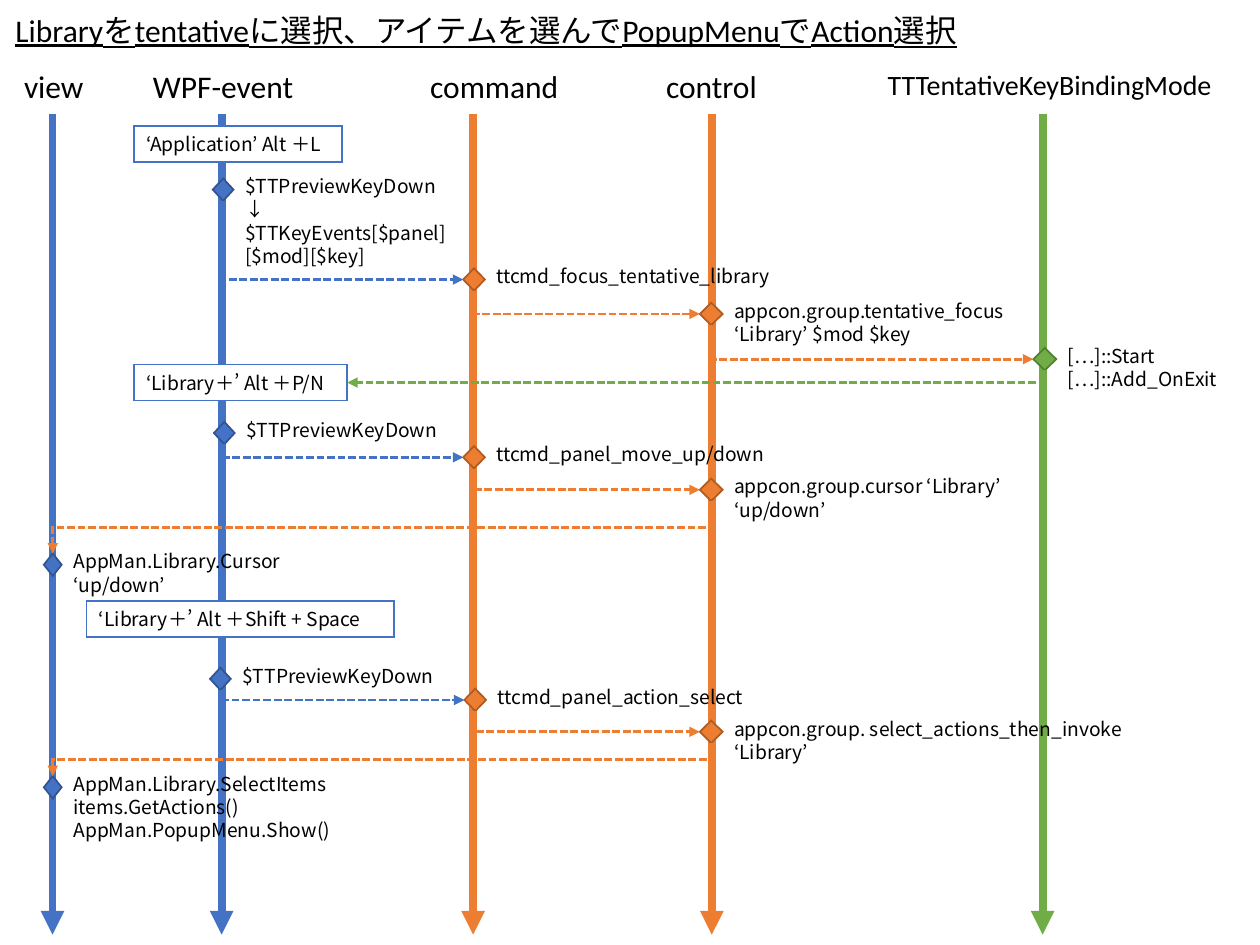
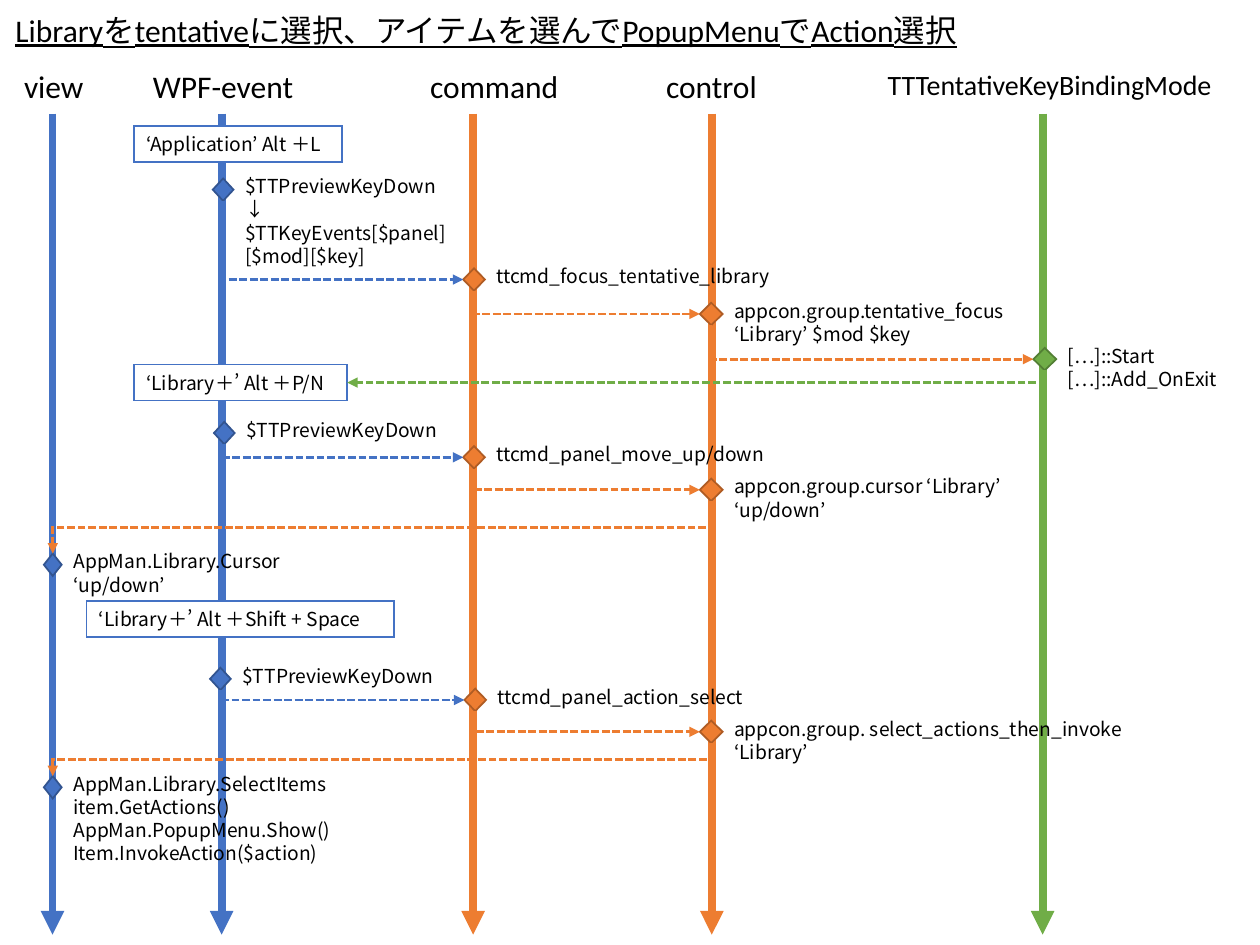
Before and after one commit to gogowooky/ThinktankPS, a slide deck: slide 4 of thinktank.pptx. Drawn at 1260x945 pixels with LibreOffice and Linux fonts; fonts in the diff are those of the drawing. Boxes give left, top, right and bottom in pixels: in the first picture for what was removed or moved away, otherwise in the second. Text is boxed around its words. In the diff, an @@ line names an element or a change of style, - is before the commit and + after.

```diff
--- a/thinktank.pptx
+++ b/thinktank.pptx
@@ text at box(73, 794, 230, 820): text changed @@
-items.GetActions()
+item.GetActions()
@@ text at box(73, 841, 317, 867): paragraph added @@
+Item.InvokeAction($action)
```
Also in this commit, not shown: 3 other files.
